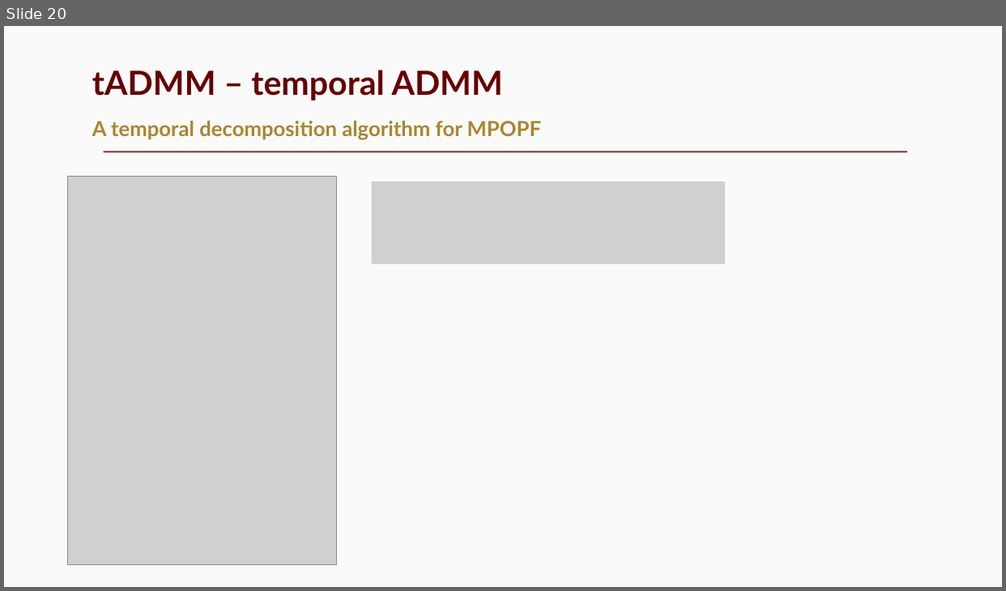
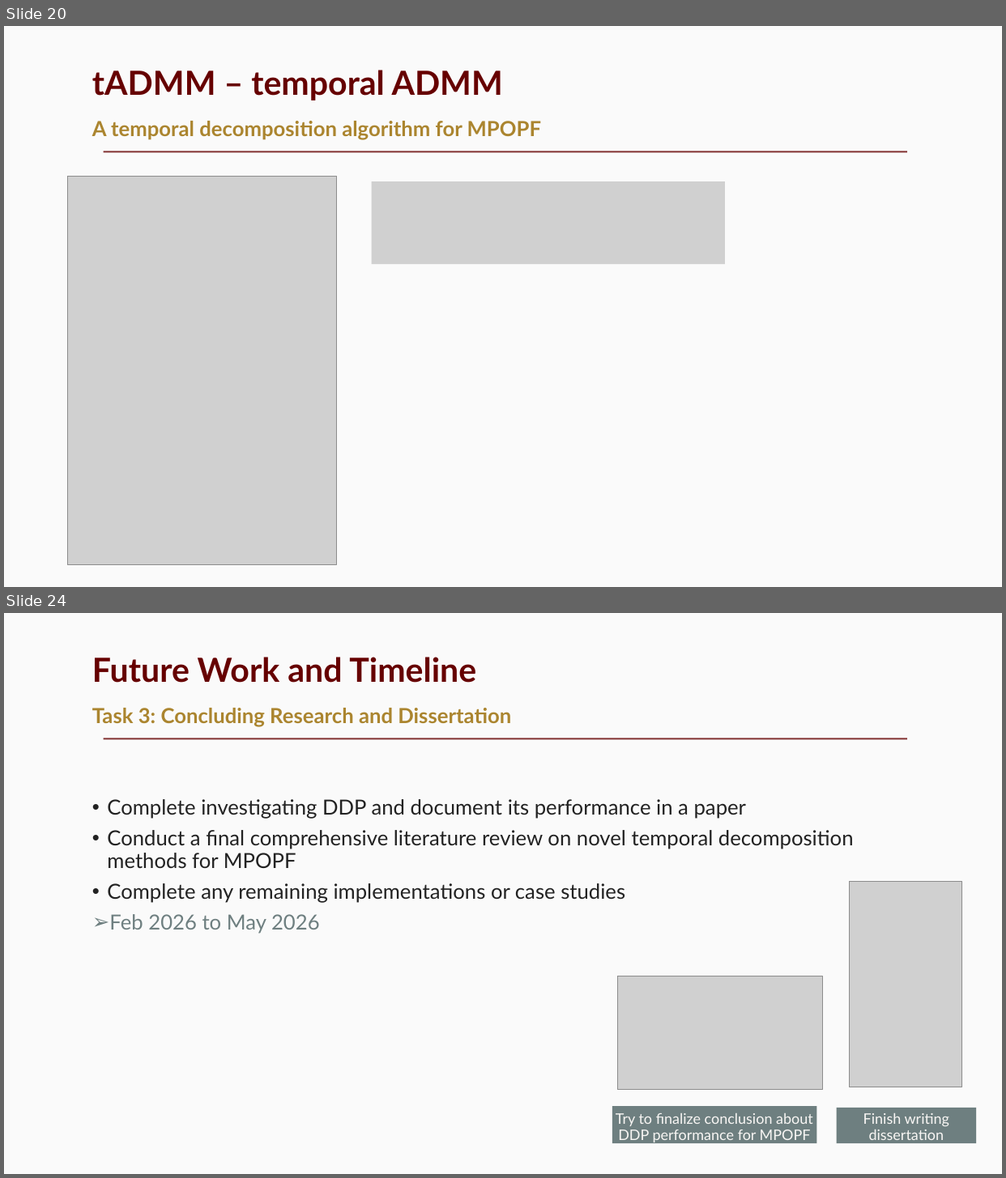
Before and after one commit to Realife-Brahmin/OriginalDocsHub-WSU-OneDrive, a slide deck: prelims-presentation_Jha_Aryan.pptx. Shown one above the other, each under a label of ours: slide 20 before the commit, slides 20 and 24 after it; the slides between them are not shown. The pictures are 1006x591 and 1006x1178 pixels, drawn with LibreOffice and Linux fonts; fonts in the diff are those of the drawing; grey boxes stand for pictures. Boxes give left, top, right and bottom in pixels: in the first picture for what was removed or moved away, otherwise in the second. Text is boxed around its words. In the diff, an @@ line names an element or a change of style, - is before the commit and + after.

```diff
--- a/prelims-presentation_Jha_Aryan.pptx
+++ b/prelims-presentation_Jha_Aryan.pptx
@@ slide 24 added at box(4, 613, 1002, 1174), background #FAFAFA; not listed: 1 template element that a slide beside it also shows @@
@@ title added at box(92, 657, 476, 683), 32 pt, text #660000, bold @@
+Future Work and Timeline
@@ text added at box(92, 708, 511, 727), 20 pt, text #AB852F, bold @@
+Task 3: Concluding Research and Dissertation
@@ text added at box(107, 799, 854, 934), 20 pt, text #222222 @@
+• Complete investigating DDP and document its performance in a paper
+• Conduct a final comprehensive literature review on novel temporal decomposition methods for MPOPF
+• Complete any remaining implementations or case studies
+➢ Feb 2026 to May 2026
@@ picture added at box(849, 882, 961, 1087) @@
@@ picture added at box(618, 976, 822, 1090) @@
@@ rectangle added at box(612, 1106, 817, 1144), fill #6E7F80, 14 pt, text #F8F6F4 @@
+Try to finalize conclusion about DDP performance for MPOPF
@@ rectangle added at box(837, 1108, 977, 1144), fill #6E7F80, 14 pt, text #F8F6F4 @@
+Finish writing dissertation
```
Also in this commit, not shown: 6 slides changed, 5 other slides added.
